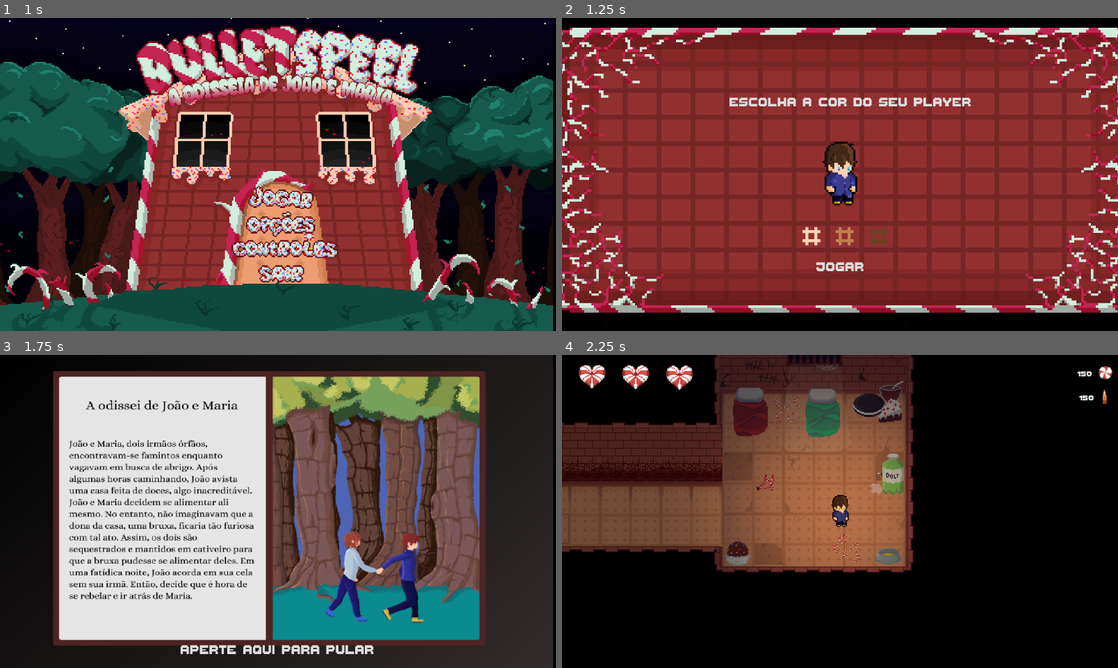
Above: before the commit, frames 1-4 (two rows, left to right).
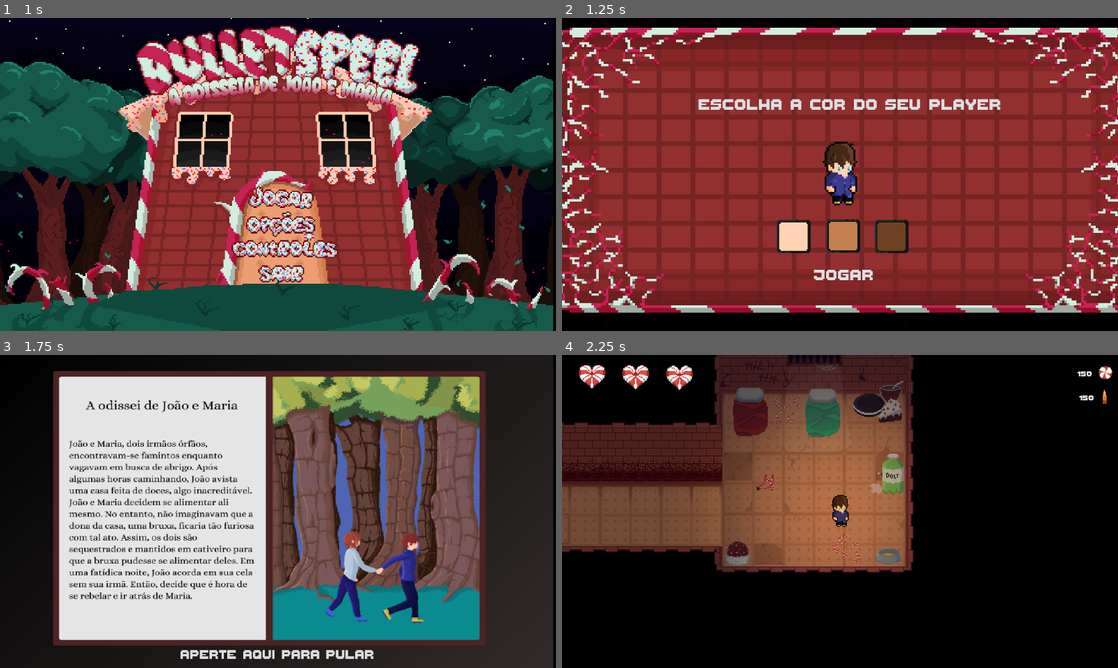
Above: after the commit, the same moments.

Repository: mtab-dev/bulletspeel
Game: Godot game, scene res://scenes/levels/main_menu.tscn
The game is run twice, just before and just after one commit, with the same random seed, the same clock (stepped at 60 frames per second) and the same inputs. Sound files missing from this copy of the repository are replaced by a short silence.
Inputs (mouse positions are in pixels of both pictures, inside the frame that each line leads up to):
- Up to frame 1 (1 s): click (283, 193) at 0.5 s
- Up to frame 2 (1.25 s): no input
- Up to frame 3 (1.75 s): click "JOGAR" at 1.25 s
- Up to frame 4 (2.25 s): click "APERTE AQUI PARA PULAR" at 2 s

Frame 1 is identical in both runs. In frame 2, 3.7% of the frame differs, in the area x 24-79%, y 25-84%; in frame 3, 0.9%; in frame 4, nothing differs.

Commit message:
feat: buttons for select color

Diff:
--- a/scenes/player/player.tscn
+++ b/scenes/player/player.tscn
@@ -592,7 +592,7 @@
 position = Vector2(2, 4)
 sprite_frames = SubResource("SpriteFrames_yr8oj")
 animation = &"blackRun"
-frame_progress = 0.70856
+frame_progress = 0.394036
 script = ExtResource("18_khfyn")
 player = NodePath("..")
 
--- a/scenes/ui/chosePlayer.tscn
+++ b/scenes/ui/chosePlayer.tscn
@@ -28,6 +28,9 @@
 [ext_resource type="Texture2D" uid="uid://cclnu3hb0qme5" path="res://sprites/player/jaobranco/Jaoparado/jaoparado8.png" id="18_dr7wq"]
 [ext_resource type="Theme" uid="uid://cjoyqre1lp47" path="res://assets/themes/buttons.tres" id="19_2isa1"]
 [ext_resource type="AudioStream" uid="uid://dneutqaxaf50y" path="res://assets/fx/effects/changeScene.mp3" id="20_lvs44"]
+[ext_resource type="Texture2D" uid="uid://dfel1u0p421x4" path="res://sprites/ui/menu/mid.webp" id="28_55a10"]
+[ext_resource type="Texture2D" uid="uid://dhucm86bc56l5" path="res://sprites/ui/menu/black.webp" id="29_elmyw"]
+[ext_resource type="Texture2D" uid="uid://t1ie7snvdv3x" path="res://sprites/ui/menu/white.webp" id="30_4alw1"]
 
 [sub_resource type="SpriteFrames" id="SpriteFrames_f6r56"]
 animations = [{
@@ -141,60 +144,64 @@
 
 [node name="startBtn" type="Button" parent="."]
 layout_mode = 0
-offset_left = 527.0
-offset_top = 497.0
-offset_right = 627.0
-offset_bottom = 534.0
-mouse_default_cursor_shape = 2
-theme = ExtResource("19_2isa1")
+offset_left = 522.0
+offset_top = 509.0
+offset_right = 647.0
+offset_bottom = 556.0
+mouse_default_cursor_shape = 2
+theme = ExtResource("19_2isa1")
+theme_override_font_sizes/font_size = 50
 text = "JOGAR"
 
 [node name="midColor" type="Button" parent="."]
 layout_mode = 0
-offset_left = 558.0
-offset_top = 410.0
-offset_right = 621.0
-offset_bottom = 502.0
+offset_left = 537.0
+offset_top = 405.0
+offset_right = 837.0
+offset_bottom = 705.0
+scale = Vector2(0.3, 0.3)
 mouse_default_cursor_shape = 2
 theme = ExtResource("19_2isa1")
 theme_override_colors/font_color = Color(0.764706, 0.498039, 0.305882, 1)
 theme_override_font_sizes/font_size = 100
-text = "#"
+icon = ExtResource("28_55a10")
 flat = true
 
 [node name="blackColor" type="Button" parent="."]
 layout_mode = 0
-offset_left = 629.0
-offset_top = 411.0
-offset_right = 692.0
-offset_bottom = 503.0
+offset_left = 637.0
+offset_top = 406.0
+offset_right = 937.0
+offset_bottom = 706.0
+scale = Vector2(0.3, 0.3)
 mouse_default_cursor_shape = 2
 theme = ExtResource("19_2isa1")
 theme_override_colors/font_color = Color(0.427451, 0.254902, 0.133333, 1)
 theme_override_font_sizes/font_size = 100
-text = "#"
+icon = ExtResource("29_elmyw")
 flat = true
 
 [node name="whiteColor" type="Button" parent="."]
 layout_mode = 0
-offset_left = 481.0
-offset_top = 410.0
-offset_right = 559.0
-offset_bottom = 502.0
+offset_left = 434.0
+offset_top = 406.0
+offset_right = 734.0
+offset_bottom = 706.0
+scale = Vector2(0.3, 0.3)
 mouse_default_cursor_shape = 2
 theme = ExtResource("19_2isa1")
 theme_override_colors/font_color = Color(1, 0.827451, 0.701961, 1)
 theme_override_font_sizes/font_size = 100
-text = "#
-"
+icon = ExtResource("30_4alw1")
 
 [node name="label" type="Button" parent="."]
 layout_mode = 0
-offset_left = 347.0
+offset_left = 283.0
 offset_top = 156.0
-offset_right = 847.0
-offset_bottom = 193.0
-theme = ExtResource("19_2isa1")
+offset_right = 908.0
+offset_bottom = 203.0
+theme = ExtResource("19_2isa1")
+theme_override_font_sizes/font_size = 50
 text = "escolha a cor do seu player
 "
 
--- a/scenes/ui/introduction.tscn
+++ b/scenes/ui/introduction.tscn
@@ -30,7 +30,8 @@
 anchor_top = 1.0
 anchor_right = 1.0
 anchor_bottom = 1.0
-offset_top = -74.0
+offset_top = -64.0
+offset_bottom = 10.0
 grow_horizontal = 2
 grow_vertical = 0
 mouse_default_cursor_shape = 2
Not shown: 1 places in scenes/ui/chosePlayer.tscn that only renumber resources
Binary file added: sprites/ui/menu/black.webp
Not shown, added: sprites/ui/menu/black.webp.import
Binary file added: sprites/ui/menu/mid.webp
Not shown, added: sprites/ui/menu/mid.webp.import
Binary file added: sprites/ui/menu/white.webp
Not shown, added: sprites/ui/menu/white.webp.import
